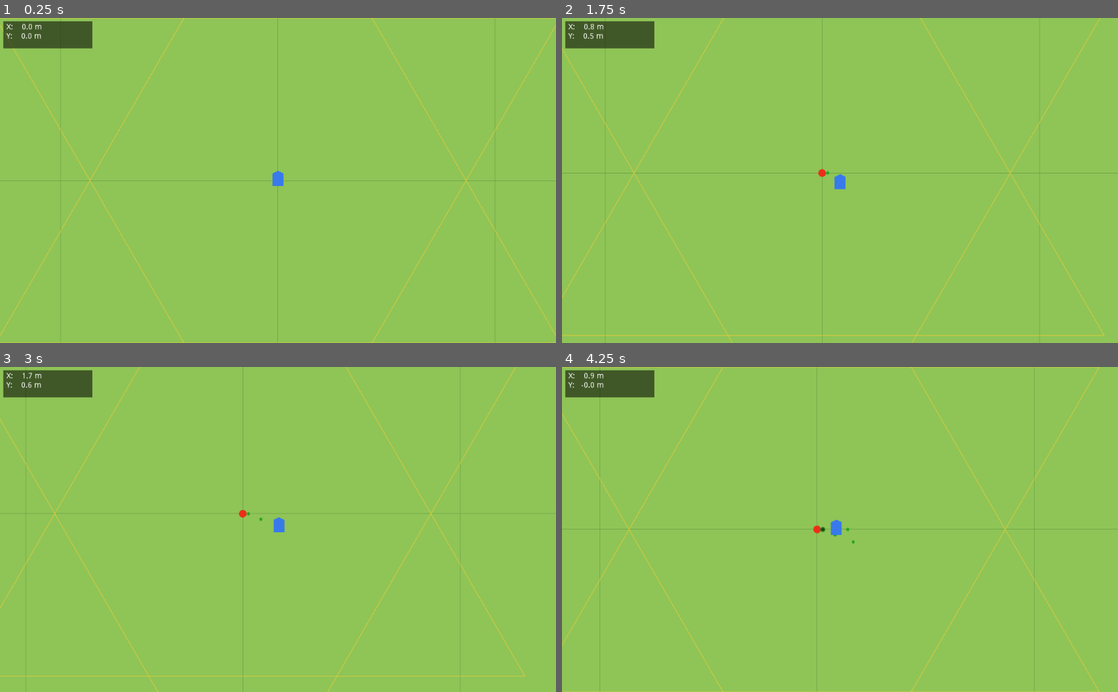
Above: before the commit, frames 1-4 (two rows, left to right).
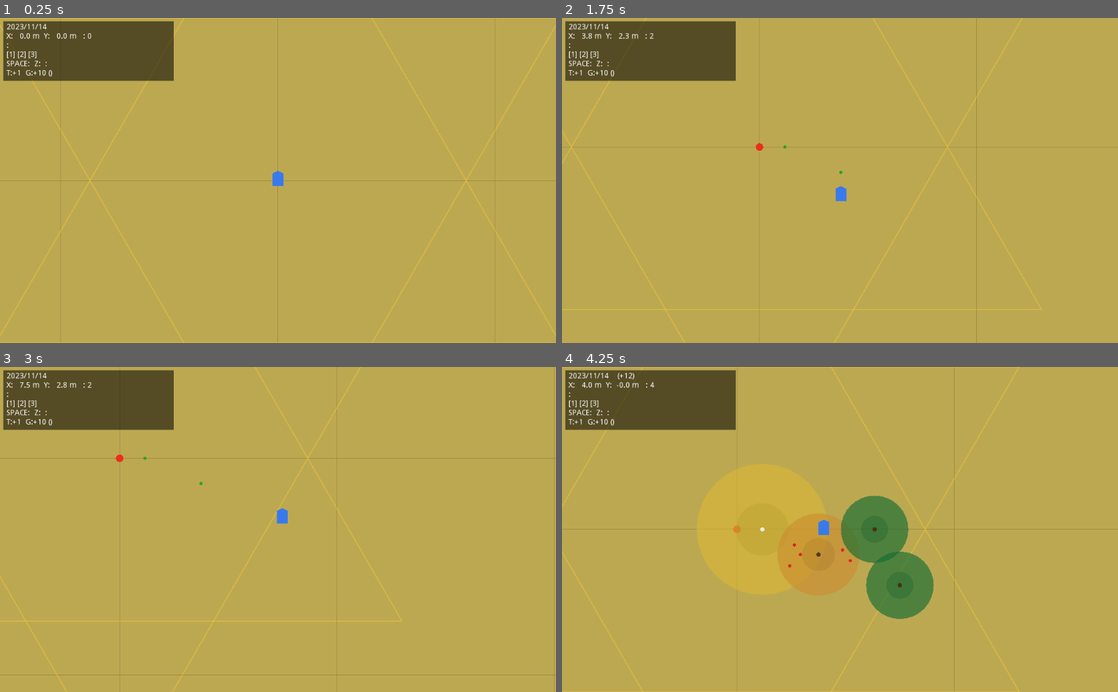
Above: after the commit, the same moments.

Repository: tomu-ai963/-kins-domain-life-planner
Game: Godot game, scene res://Main.tscn
Same seed, same stepped clock (60 frames per second), same inputs: the game is played once before the commit and once after it.
Inputs (mouse positions are in pixels of both pictures, inside the frame that each line leads up to):
- Up to frame 1 (0.25 s): no input
- Up to frame 2 (1.75 s): tap Enter at 0.5 s; move the mouse to (962, 164) at 0.52 s; hold Right 0.53-1.28 s; tap 1 at 0.6 s; click (962, 164) at 0.67 s; tap Space at 0.77, 1.52 s; tap 2 at 0.8, 1.35 s; move the mouse to (728, 196) at 1.27 s; hold Down from 1.28 s (still down); click (728, 196) at 1.42 s; tap 3 at 1.55 s
- Up to frame 3 (3 s): move the mouse to (333, 458) at 2.02 s; release Down at 2.03 s; hold Right 2.03-2.78 s; tap 3 at 2.1 s; click (333, 458) at 2.17 s; tap Z at 2.3, 2.85 s; move the mouse to (250, 594) at 2.77 s; hold Up from 2.78 s (still down); click (250, 594) at 2.92 s
- Up to frame 4 (4.25 s): tap Space at 3.02, 3.77 s; tap T at 3.05, 3.6 s; move the mouse to (1006, 578) at 3.52 s; release Up at 3.53 s; hold Left from 3.53 s (still down); click (1006, 578) at 3.67 s; tap G at 3.8 s

The runs differ from the first frame. In frame 1, 99% of the frame differs, in the area x 0-100%, y 0-100%; in frame 2, 99%; in frame 3, 99%; in frame 4, 99%.

Commit message:
現実時間成長システム・樹種3種・季節連動・QoL改善を追加
- Trees.gd: 1現実日=樹齢1年の成長システム、白樺/リンゴ/シベリア杉、
  季節演出(花・実・紅葉・落葉)、JSONセーブ/ロード
- Main.gd: 現実の日付から季節判定と地面パレット切替、
  樹種選択(1/2/3)・伐採(Z)・時間先送り(T/G)キー、終了時セーブ
- Player.gd: 移動速度5m/s、マウスホイールズーム
- HUD: 日付・季節・樹種・操作ガイド表示

Co-Authored-By: Claude Fable 5 <noreply@anthropic.com>

Diff:
--- a/HUD.gd
+++ b/HUD.gd
@@ -4,10 +4,36 @@
 
 onready var _label: Label = $PositionLabel
 
-var player: Node2D
+var _player: Node2D
+var _trees: Node2D
+var _main: Node2D
+
+func setup(player: Node2D, trees: Node2D, main: Node2D) -> void:
+	_player = player
+	_trees = trees
+	_main = main
 
 func _process(_delta: float) -> void:
-	if player == null:
+	if _player == null:
 		return
-	var pos_m: Vector2 = player.global_position / PIXELS_PER_METER
-	_label.text = "X: %6.1f m\nY: %6.1f m" % [pos_m.x, pos_m.y]
+	var pos_m: Vector2 = _player.global_position / PIXELS_PER_METER
+	var dt: Dictionary = OS.get_datetime()
+	var season_jp: String = _main.SEASON_NAMES[_main.season]
+	var sp_name: String = _trees.SPECIES[_main.selected_species].name
+
+	var offset := ""
+	if _trees.time_offset_years > 0.0:
+		offset = "  (+%d年後)" % int(_trees.time_offset_years)
+
+	_label.text = (
+		"%04d/%02d/%02d  %s%s\n" +
+		"X:%6.1f m  Y:%6.1f m   木: %d本\n" +
+		"選択: %s\n" +
+		"[1]白樺 [2]リンゴ [3]シベリア杉\n" +
+		"SPACE:植える  Z:抜く  ホイール:ズーム\n" +
+		"T:+1年  G:+10年 (未来をプレビュー)"
+	) % [
+		dt.year, dt.month, dt.day, season_jp, offset,
+		pos_m.x, pos_m.y, _trees.trees.size(),
+		sp_name,
+	]
--- a/HUD.tscn
+++ b/HUD.tscn
@@ -8,14 +8,13 @@
 [node name="BG" type="ColorRect" parent="."]
 margin_left = 6.0
 margin_top = 6.0
-margin_right = 170.0
-margin_bottom = 56.0
+margin_right = 320.0
+margin_bottom = 116.0
 color = Color( 0.0, 0.0, 0.0, 0.55 )
 
 [node name="PositionLabel" type="Label" parent="."]
 margin_left = 12.0
 margin_top = 10.0
-margin_right = 165.0
-margin_bottom = 52.0
-text = "X:    0.0 m
-Y:    0.0 m"
+margin_right = 314.0
+margin_bottom = 112.0
+text = "..."
--- a/Main.gd
+++ b/Main.gd
@@ -3,28 +3,89 @@
 # スケール: 1m = 40px  →  1ヘクタール(100m×100m) = 4000px×4000px
 # ワールド原点(0,0)をドメイン中心とし、±2000px(±50m)が境界
 
+const SEASON_NAMES := {"spring": "春", "summer": "夏", "autumn": "秋", "winter": "冬"}
+
+# 季節ごとの地面パレット
+const GROUND := {
+	"spring": {"dirt": Color(0.40, 0.30, 0.20), "grass": Color(0.62, 0.82, 0.42), "grid": Color(0.50, 0.70, 0.32)},
+	"summer": {"dirt": Color(0.38, 0.28, 0.18), "grass": Color(0.56, 0.77, 0.34), "grid": Color(0.44, 0.65, 0.27)},
+	"autumn": {"dirt": Color(0.36, 0.26, 0.16), "grass": Color(0.74, 0.66, 0.32), "grid": Color(0.62, 0.55, 0.26)},
+	"winter": {"dirt": Color(0.35, 0.32, 0.30), "grass": Color(0.88, 0.90, 0.92), "grid": Color(0.78, 0.81, 0.85)},
+}
+
+var selected_species := "birch"
+var season := "summer"
+
+var _season_timer := 0.0
+
 func _ready() -> void:
-	$HUD.player = $Player
+	_update_season()
+	$HUD.setup($Player, $Trees, self)
 	$Player.connect("plant_tree", self, "_on_plant_tree")
+	$Trees.load_game()
+
+func _process(delta: float) -> void:
+	# 季節は現実の日付から。1 分に 1 回チェックすれば十分
+	_season_timer += delta
+	if _season_timer >= 60.0:
+		_season_timer = 0.0
+		_update_season()
+
+func _update_season() -> void:
+	var m: int = OS.get_datetime().month
+	var s := "winter"
+	if m >= 3 and m <= 5:
+		s = "spring"
+	elif m >= 6 and m <= 8:
+		s = "summer"
+	elif m >= 9 and m <= 11:
+		s = "autumn"
+	season = s
+	$Trees.season = s
+	update()
+	$Trees.update()
 
 func _on_plant_tree(pos: Vector2) -> void:
-	$Trees.add_tree(pos)
+	$Trees.add_tree(pos, selected_species)
+
+func _unhandled_input(event: InputEvent) -> void:
+	if not (event is InputEventKey and event.pressed and not event.echo):
+		return
+	match event.scancode:
+		KEY_1:
+			selected_species = "birch"
+		KEY_2:
+			selected_species = "apple"
+		KEY_3:
+			selected_species = "cedar"
+		KEY_Z:
+			# 足元 2m 以内の木を抜く
+			$Trees.remove_nearest($Player.global_position, 80.0)
+		KEY_T:
+			$Trees.advance_years(1.0)   # 1年先送り(プレビュー)
+		KEY_G:
+			$Trees.advance_years(10.0)  # 10年先送り
+
+func _notification(what: int) -> void:
+	if what == MainLoop.NOTIFICATION_WM_QUIT_REQUEST:
+		$Trees.save_game()
 
 func _draw() -> void:
 	var half := 2000.0
 	var grid := 400.0   # 10m グリッド
+	var pal: Dictionary = GROUND[season]
 
 	# ドメイン外（土の色）
-	draw_rect(Rect2(-6000, -6000, 12000, 12000), Color(0.38, 0.28, 0.18))
+	draw_rect(Rect2(-6000, -6000, 12000, 12000), pal.dirt)
 
-	# 1ヘクタール草原
-	draw_rect(Rect2(-half, -half, half * 2, half * 2), Color(0.56, 0.77, 0.34))
+	# 1ヘクタール草原（冬は雪原）
+	draw_rect(Rect2(-half, -half, half * 2, half * 2), pal.grass)
 
 	# 10m グリッド線
 	for i in range(-5, 6):
 		var p := float(i) * grid
-		draw_line(Vector2(p, -half), Vector2(p,  half), Color(0.44, 0.65, 0.27), 1)
-		draw_line(Vector2(-half, p), Vector2( half, p), Color(0.44, 0.65, 0.27), 1)
+		draw_line(Vector2(p, -half), Vector2(p,  half), pal.grid, 1)
+		draw_line(Vector2(-half, p), Vector2( half, p), pal.grid, 1)
 
 	# ── メルカバ（二つの正三角形 / 六芒星）────────────────────────
 	# 土地のエネルギー軸を示す黄金色のガイドライン
--- a/Player.gd
+++ b/Player.gd
@@ -2,9 +2,16 @@
 
 signal plant_tree(pos)
 
-# 1m = 40px。 100mを90秒で歩く現実的な速度 ≈ 44.4 px/s
+# 1m = 40px。設計作業がしやすいよう 5 m/s (= 200 px/s) に設定
 const PIXELS_PER_METER := 40.0
-const SPEED := (100.0 / 90.0) * PIXELS_PER_METER
+const SPEED := 5.0 * PIXELS_PER_METER
+
+const ZOOM_MIN := 0.4
+const ZOOM_MAX := 4.0
+
+onready var _camera: Camera2D = $Camera2D
+
+var _zoom := 1.0
 
 func _physics_process(_delta: float) -> void:
 	var dir := Vector2.ZERO
@@ -22,3 +29,13 @@
 			and event.pressed \
 			and not event.echo:
 		emit_signal("plant_tree", global_position)
+	elif event is InputEventMouseButton and event.pressed:
+		# ホイールでズーム（引くと土地全体、寄ると足元）
+		if event.button_index == BUTTON_WHEEL_UP:
+			_set_zoom(_zoom * 0.85)
+		elif event.button_index == BUTTON_WHEEL_DOWN:
+			_set_zoom(_zoom / 0.85)
+
+func _set_zoom(z: float) -> void:
+	_zoom = clamp(z, ZOOM_MIN, ZOOM_MAX)
+	_camera.zoom = Vector2(_zoom, _zoom)
--- a/Trees.gd
+++ b/Trees.gd
@@ -1,33 +1,152 @@
 extends Node2D
 
-# 成長速度: 1.5 px/s = 0.0375 m/s
-# 最大半径: 160px = 4m (成熟した樹冠)
-const GROWTH_RATE := 1.5
-const MAX_RADIUS  := 160.0
+# ── 現実時間で成長するシステム ──────────────────────────────
+# 1 現実日 = 樹齢 1 年。アプリを閉じている間も現実時間ぶん育つ。
+# T / G キーで時間を先送りしてプレビューできる(セーブされる)。
+const SECONDS_PER_YEAR := 86400.0
+const SAVE_PATH := "user://kins_domain_save.json"
 
-var _trees := []  # Array of {pos: Vector2, age: float}
+# 樹種ごとの成長パラメータ
+#   max_r: 成熟時の樹冠半径(px, 40px = 1m)
+#   tau:   成長の時定数(年)。小さいほど早く育つ
+const SPECIES := {
+	"birch": {
+		"name": "白樺", "max_r": 140.0, "tau": 6.0, "evergreen": false,
+		"leaf": Color(0.45, 0.72, 0.30, 0.60),
+		"leaf_autumn": Color(0.85, 0.72, 0.20, 0.60),
+		"trunk": Color(0.92, 0.92, 0.88),
+	},
+	"apple": {
+		"name": "リンゴ", "max_r": 120.0, "tau": 12.0, "evergreen": false,
+		"leaf": Color(0.20, 0.60, 0.20, 0.60),
+		"leaf_autumn": Color(0.80, 0.55, 0.18, 0.60),
+		"trunk": Color(0.35, 0.22, 0.10),
+	},
+	"cedar": {
+		"name": "シベリア杉", "max_r": 240.0, "tau": 40.0, "evergreen": true,
+		"leaf": Color(0.08, 0.42, 0.20, 0.65),
+		"leaf_autumn": Color(0.08, 0.42, 0.20, 0.65),
+		"trunk": Color(0.30, 0.18, 0.08),
+	},
+}
 
-func add_tree(pos: Vector2) -> void:
-	_trees.append({"pos": pos, "age": 0.0})
+var trees := []               # [{pos: Vector2, species: String, planted_at: int}]
+var time_offset_years := 0.0  # デバッグ用の時間先送り(年)
+var season := "summer"        # Main が現実の日付から設定する
+
+var _redraw_timer := 0.0
+
+func add_tree(pos: Vector2, species: String) -> void:
+	trees.append({"pos": pos, "species": species, "planted_at": OS.get_unix_time()})
+	save_game()
+	update()
+
+func remove_nearest(pos: Vector2, max_dist: float) -> bool:
+	var best := -1
+	var best_d := max_dist
+	for i in range(trees.size()):
+		var d: float = trees[i].pos.distance_to(pos)
+		if d < best_d:
+			best_d = d
+			best = i
+	if best >= 0:
+		trees.remove(best)
+		save_game()
+		update()
+		return true
+	return false
+
+func advance_years(years: float) -> void:
+	time_offset_years += years
+	save_game()
+	update()
+
+func age_years(tree: Dictionary) -> float:
+	return (OS.get_unix_time() - tree.planted_at) / SECONDS_PER_YEAR + time_offset_years
+
+func radius_of(tree: Dictionary) -> float:
+	var sp: Dictionary = SPECIES[tree.species]
+	return sp.max_r * (1.0 - exp(-age_years(tree) / sp.tau))
 
 func _process(delta: float) -> void:
-	if _trees.size() == 0:
-		return
-	for tree in _trees:
-		tree.age += delta
-	update()
+	# 成長は年単位なので毎秒 1 回の再描画で十分(低スペック配慮)
+	_redraw_timer += delta
+	if _redraw_timer >= 1.0:
+		_redraw_timer = 0.0
+		update()
 
 func _draw() -> void:
-	for tree in _trees:
-		var r := min(tree.age * GROWTH_RATE, MAX_RADIUS)
-		_draw_tree(tree.pos, r)
+	for tree in trees:
+		var sp: Dictionary = SPECIES[tree.species]
+		var r := radius_of(tree)
 
-func _draw_tree(pos: Vector2, radius: float) -> void:
-	if radius < 5.0:
-		# 苗木フェーズ: 小さな点
-		draw_circle(pos, 3.0, Color(0.15, 0.65, 0.15))
-	else:
-		# 成長フェーズ: 樹冠（半透明の大円）+ 幹（小さな暗い点）
-		draw_circle(pos, radius,       Color(0.10, 0.55, 0.12, 0.60))
-		draw_circle(pos, radius * 0.4, Color(0.08, 0.42, 0.09, 0.30))
-		draw_circle(pos, 3.5,          Color(0.10, 0.30, 0.05))
+		if r < 6.0:
+			# 苗木フェーズ
+			draw_circle(tree.pos, 3.0, Color(0.15, 0.65, 0.15))
+			continue
+
+		if season == "winter" and not sp.evergreen:
+			# 落葉樹の冬: 裸の樹形(輪郭のみ) + 幹
+			draw_arc(tree.pos, r * 0.75, 0, TAU, 32, Color(0.45, 0.38, 0.30, 0.7), 1.5)
+			draw_circle(tree.pos, 4.0, sp.trunk)
+			continue
+
+		var leaf: Color = sp.leaf
+		if season == "autumn" and not sp.evergreen:
+			leaf = sp.leaf_autumn
+		elif season == "winter" and sp.evergreen:
+			# 常緑樹の冬: 少し沈んだ色
+			leaf = Color(leaf.r * 0.8, leaf.g * 0.8, leaf.b * 0.85, leaf.a)
+
+		draw_circle(tree.pos, r, leaf)
+		draw_circle(tree.pos, r * 0.4, Color(leaf.r * 0.8, leaf.g * 0.85, leaf.b * 0.8, 0.3))
+		draw_circle(tree.pos, 4.0, sp.trunk)
+
+		# リンゴの季節演出
+		if tree.species == "apple":
+			if season == "spring":
+				draw_circle(tree.pos, r, Color(0.98, 0.80, 0.86, 0.35))  # 花
+			elif season == "autumn" and age_years(tree) >= 5.0:
+				_draw_fruits(tree.pos, r)                                  # 実
+
+func _draw_fruits(pos: Vector2, r: float) -> void:
+	# 座標から決まる疑似乱数で毎回同じ場所に実を描く
+	var seed_val := int(abs(pos.x) * 7.0 + abs(pos.y) * 13.0)
+	for i in range(5):
+		var a := float((seed_val + i * 47) % 100) / 100.0 * TAU
+		var d := (0.35 + 0.5 * float((seed_val + i * 31) % 100) / 100.0) * r
+		draw_circle(pos + Vector2(cos(a), sin(a)) * d, 3.0, Color(0.85, 0.15, 0.12))
+
+# ── セーブ / ロード ──────────────────────────────────────────
+func save_game() -> void:
+	var data := {"time_offset_years": time_offset_years, "trees": []}
+	for t in trees:
+		data.trees.append({
+			"x": t.pos.x, "y": t.pos.y,
+			"species": t.species, "planted_at": t.planted_at,
+		})
+	var f := File.new()
+	if f.open(SAVE_PATH, File.WRITE) == OK:
+		f.store_string(to_json(data))
+		f.close()
+
+func load_game() -> void:
+	var f := File.new()
+	if not f.file_exists(SAVE_PATH):
+		return
+	if f.open(SAVE_PATH, File.READ) != OK:
+		return
+	var data = parse_json(f.get_as_text())
+	f.close()
+	if typeof(data) != TYPE_DICTIONARY:
+		return
+	time_offset_years = float(data.get("time_offset_years", 0.0))
+	trees.clear()
+	for t in data.get("trees", []):
+		if t.species in SPECIES:
+			trees.append({
+				"pos": Vector2(float(t.x), float(t.y)),
+				"species": String(t.species),
+				"planted_at": int(t.planted_at),
+			})
+	update()
